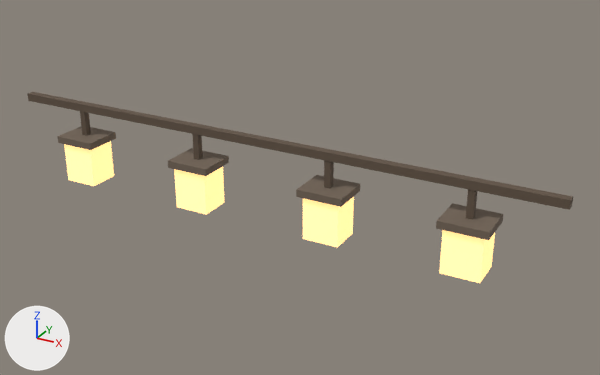
A saved change to the glTF model public/models/lantern_string.glb.
One viewpoint serves both versions: a 50 mm camera at (2.15, -3.45, 3.46) aimed at (0.2, 0.09, 1.69). Every picture has the same lights, and +X, +Y and +Z are marked at lower left. The older version comes first.

Script lines for the objects in view, before the commit:
```python
mat_glow = principled_material('glow')
mat_glow.base_color = (1.0, 0.722, 0.4)  # beige #ffddaa
mat_glow.roughness = 0.92
mat_glow.emission_color = (1.0, 0.561, 0.196)  # orange #ffc57a
mat_glow.emission_strength = 1.25
me_cube = bpy.data.meshes.new('Cube')
me_cube.from_pydata(...)  # 104 vertices, 156 faces; spans x -1.6..1.6, y -0.11..0.11, z 0.0..0.47
# faces by material slot: [60, 48, 48]
me_cube.materials.append(mat_wire)  # brown #625345
me_cube.materials.append(mat_glow)  # beige #ffddaa, glowing orange #ffc57a
me_cube.materials.append(mat_cap)  # brown #736556
ob_lantern_string = bpy.data.objects.new('lantern_string', me_cube)
ob_lantern_string.location = (0.0, 0.0, 1.5)
```
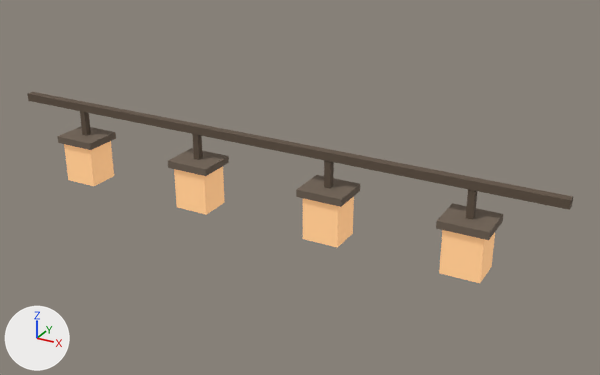
The change, as a list of edits to the scene's bpy script:
```text
Change mat_glow:
    mat_glow.base_color: (1.0, 0.722, 0.4) -> (0.788, 0.51, 0.247)  # beige #ffddaa -> beige #e6bd88
    mat_glow.emission_color: (1.0, 0.561, 0.196) -> (0.419, 0.207, 0.091)  # orange #ffc57a -> brown #ad7e55
    mat_glow.emission_strength: 1.25 -> 1.0
```

Changed parts and their boxes (x1, y1, x2, y2) in the pictures (600 x 375 px):
'lantern_string', recoloured, surface changed
    both: (61, 138, 496, 283)
